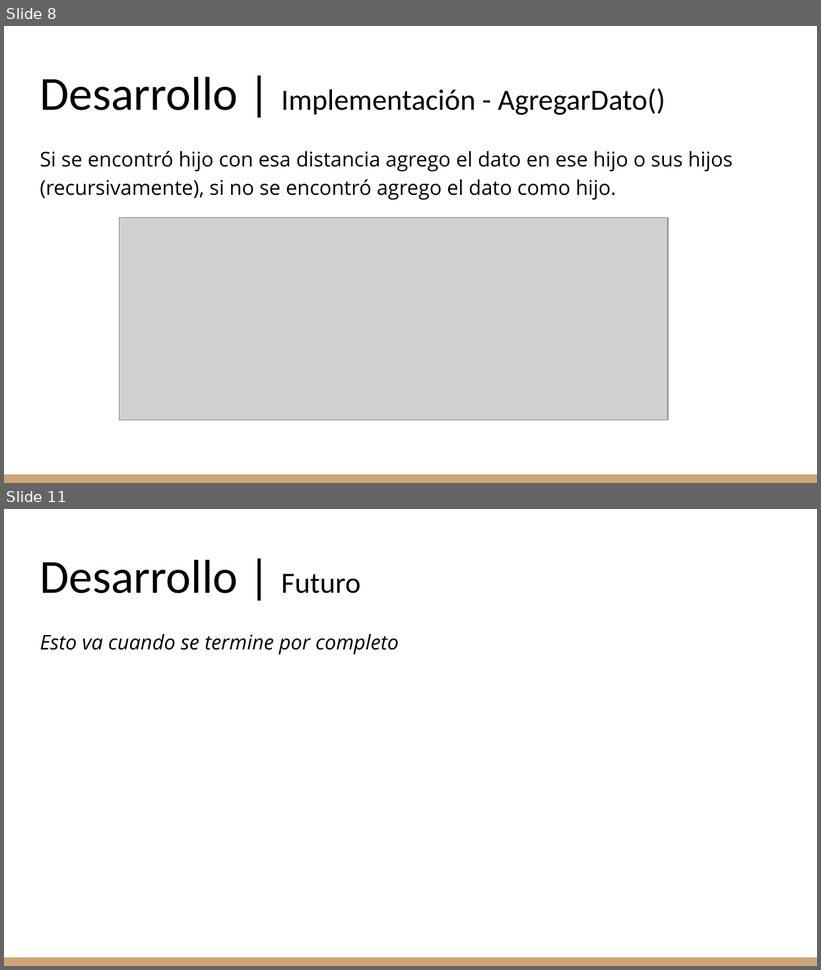
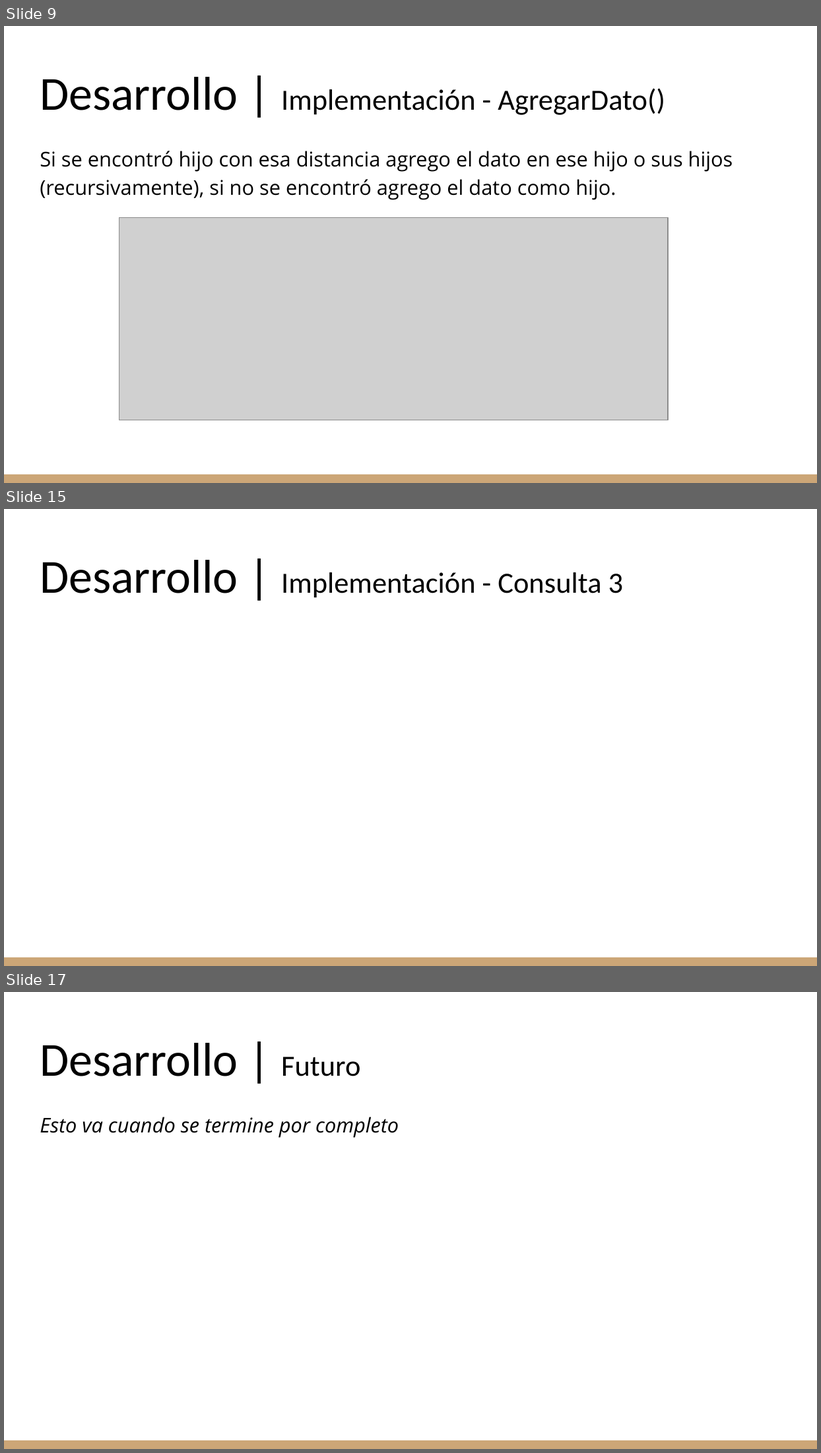
Before and after one commit to 0xftorres/trabajo-final-estructuras-y-algoritmos, a slide deck: docs/pptx-primeraentrega.pptx. Shown one above the other, each under a label of ours: slides 8 and 11 before the commit, slides 9, 15 and 17 after it; the slides between them are not shown. The pictures are 821x970 and 821x1453 pixels, drawn with LibreOffice and Linux fonts; fonts in the diff are those of the drawing; grey boxes stand for pictures. Boxes give left, top, right and bottom in pixels: in the first picture for what was removed or moved away, otherwise in the second. Text is boxed around its words. In the diff, an @@ line names an element or a change of style, - is before the commit and + after.

```diff
--- a/docs/pptx-primeraentrega.pptx
+++ b/docs/pptx-primeraentrega.pptx
@@ slide 15 added at bbox=[4, 509, 817, 966], background #FFFFFF; not listed: 1 template element that a slide beside it also shows @@
@@ title added at bbox=[40, 560, 624, 598], 26 pt, text #000000 @@
+Desarrollo | Implementación - Consulta 3
@@ what was slide 8 is now slide 9 @@
@@ what was slide 11 is now slide 17 @@
```
Also in this commit, not shown: 5 slides changed, 6 other slides added, 1 slide removed.
